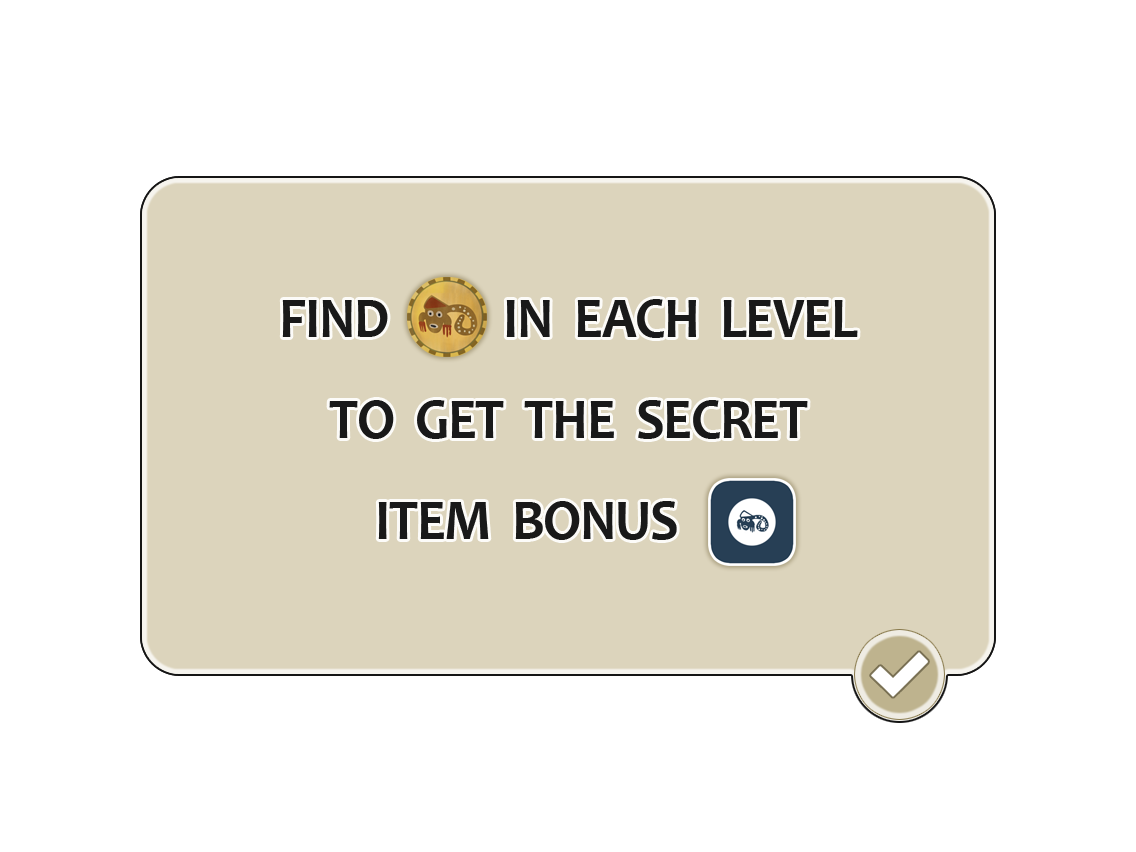
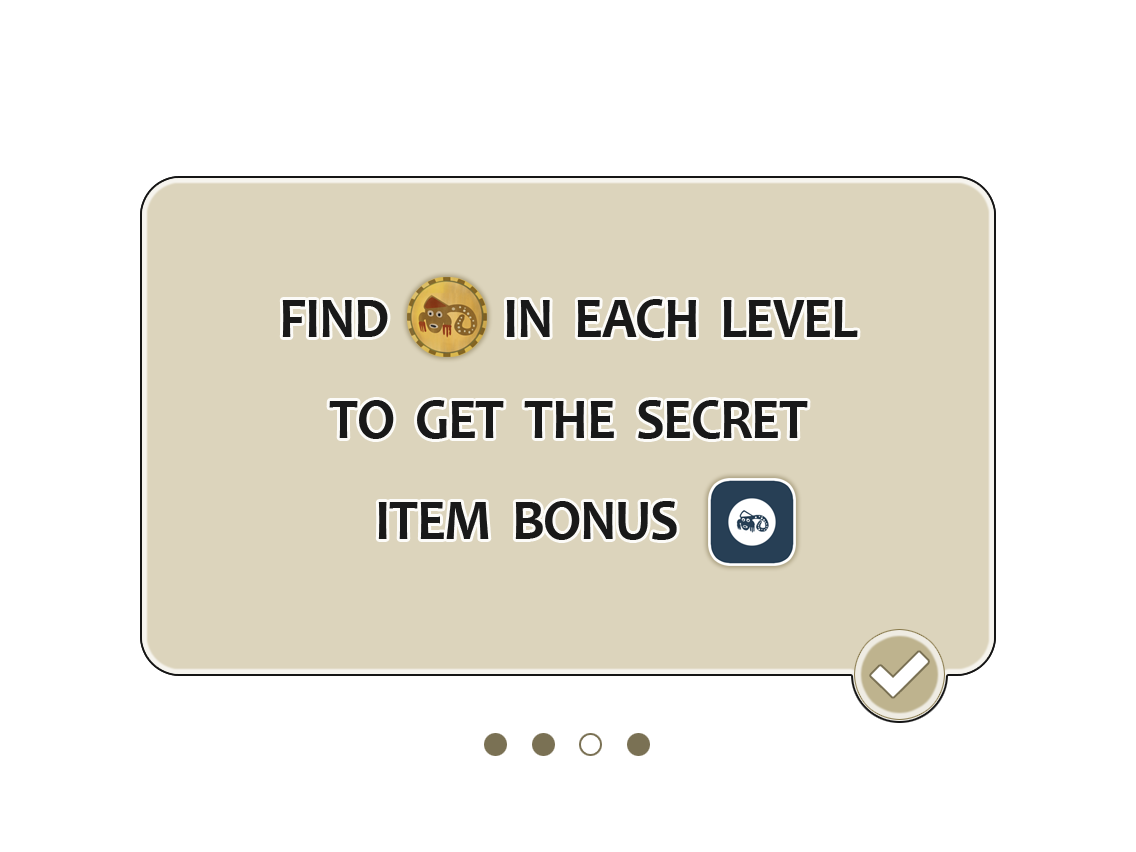
Comparing the layer stacks of the two (1136, 852) images. Changes:
added group "bolas" with 4 layers above "secret item bonus" over box(484, 733, 650, 756)
added layer "bola 4" in group "bolas" over box(627, 733, 650, 756)
added layer "bola 3" in group "bolas" over box(579, 733, 602, 756)
added layer "bola 2" in group "bolas" over box(532, 733, 555, 756)
added layer "bola 1" in group "bolas" over box(484, 733, 507, 756)
